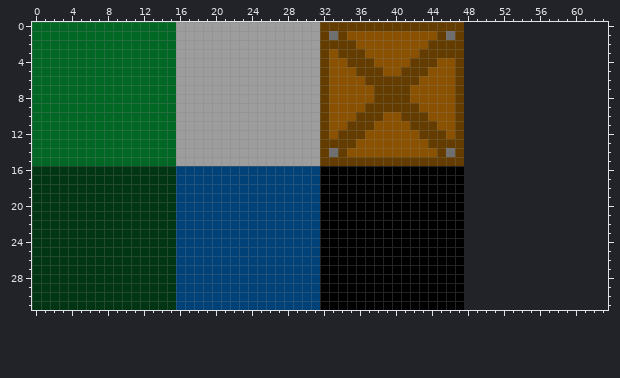
A pixel-art sprite gets an edit: public/assets/tileset.png. The first picture shows the starting point.
The file is 48x32 pixels. Colours within 5 levels of each other are drawn and written as one. The old version is drawn lined up with the new one, on the new canvas.
Once edited:
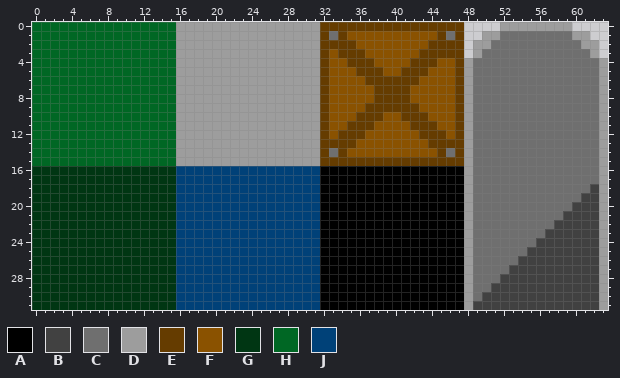
Palette (. is transparent): A #000000  B #414141  C #6f6f6f  D #9d9d9d  E #653c00  F #8a5200  G #003613  H #006724  J #004178
From old to new:
canvas 48x32 -> 64x32
@@ x 46..63 @@
- 0 EE................
- 1 CE................
- 2 EE................
- 3 EE................
- 4 FE................
- 5 FE................
- 6 FE................
- 7 FE................
- 8 FE................
- 9 FE................
-10 FE................
-11 FE................
-12 FE................
-13 EE................
-14 CE................
-15 EE................
-16 AA................
-17 AA................
-18 AA................
-19 AA................
-20 AA................
-21 AA................
-22 AA................
-23 AA................
-24 AA................
-25 AA................
-26 AA................
-27 AA................
-28 AA................
-29 AA................
-30 AA................
-31 AA................
+ 0 EE....DDDDDDDD....
+ 1 CE..DDCCCCCCCCDD..
+ 2 EE.DDCCCCCCCCCCDD.
+ 3 EE.DCCCCCCCCCCCCD.
+ 4 FEDCCCCCCCCCCCCCCD
+ 5 FEDCCCCCCCCCCCCCCD
+ 6 FEDCCCCCCCCCCCCCCD
+ 7 FEDCCCCCCCCCCCCCCD
+ 8 FEDCCCCCCCCCCCCCCD
+ 9 FEDCCCCCCCCCCCCCCD
+10 FEDCCCCCCCCCCCCCCD
+11 FEDCCCCCCCCCCCCCCD
+12 FEDCCCCCCCCCCCCCCD
+13 EEDCCCCCCCCCCCCCCD
+14 CEDCCCCCCCCCCCCCCD
+15 EEDCCCCCCCCCCCCCCD
+16 AADCCCCCCCCCCCCCCD
+17 AADCCCCCCCCCCCCCCD
+18 AADCCCCCCCCCCCCCBD
+19 AADCCCCCCCCCCCCBBD
+20 AADCCCCCCCCCCCBBBD
+21 AADCCCCCCCCCCBBBBD
+22 AADCCCCCCCCCBBBBBD
+23 AADCCCCCCCCBBBBBBD
+24 AADCCCCCCCBBBBBBBD
+25 AADCCCCCCBBBBBBBBD
+26 AADCCCCCBBBBBBBBBD
+27 AADCCCCBBBBBBBBBBD
+28 AADCCCBBBBBBBBBBBD
+29 AADCCBBBBBBBBBBBBD
+30 AADCBBBBBBBBBBBBBD
+31 AADBBBBBBBBBBBBBBD
Where, in picture pixels (left, top, right, bottom), the same in both pictures:
added: (464, 22, 608, 310)
